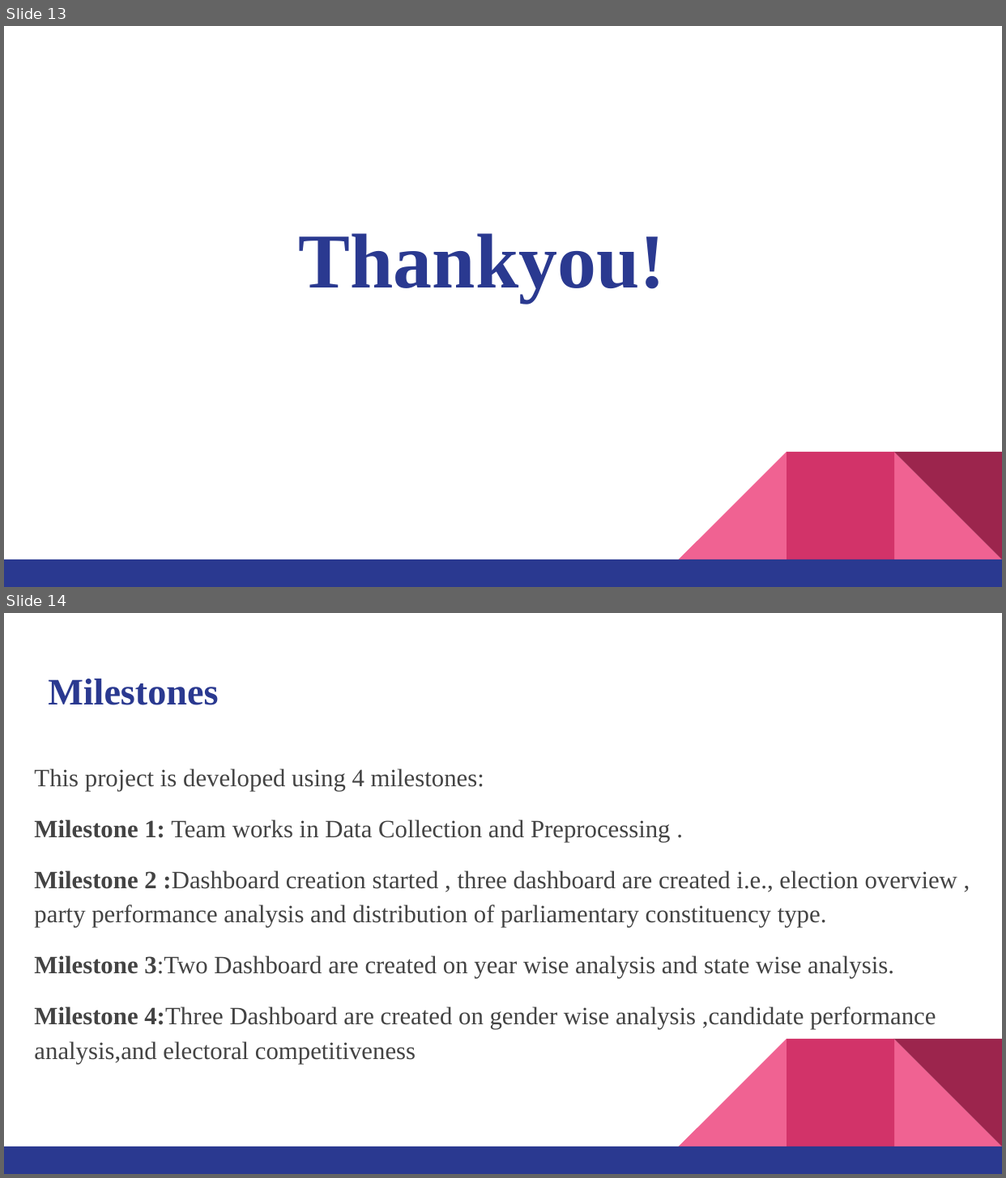
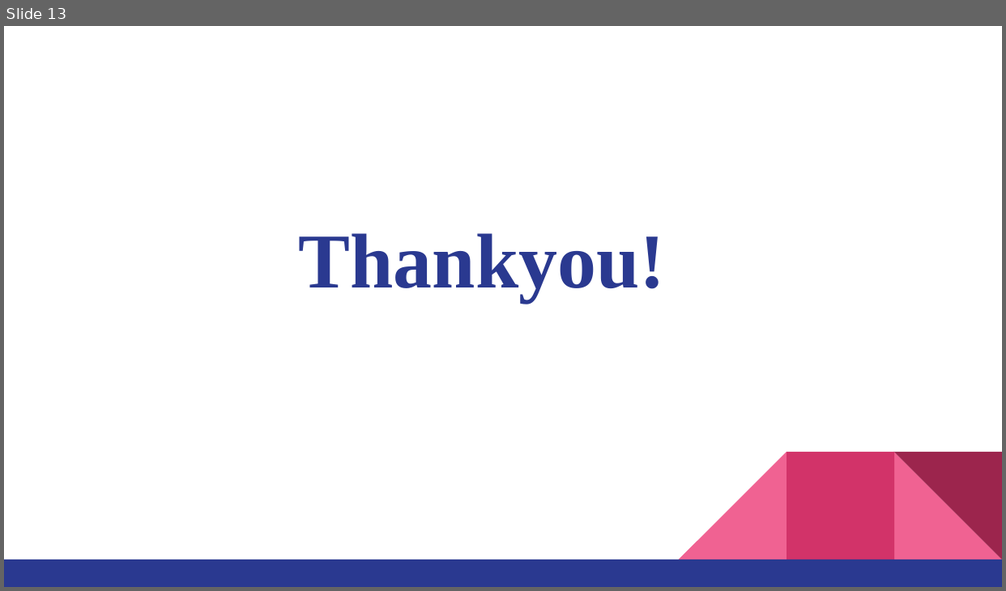
Before and after one commit to aryamishra452/Infosys_Springboard_Virtual_Internship-2026_Batch-11_Team-B, a slide deck: ElectViz_TeamPPT.pptx. Shown one above the other, each under a label of ours: slides 13 and 14 before the commit, slide 13 after it. The pictures are 1006x1178 and 1006x591 pixels, drawn with LibreOffice and Linux fonts; fonts in the diff are those of the drawing. Boxes give left, top, right and bottom in pixels: in the first picture for what was removed or moved away, otherwise in the second. Text is boxed around its words. In the diff, an @@ line names an element or a change of style, - is before the commit and + after.

```diff
--- a/ElectViz_TeamPPT.pptx
+++ b/ElectViz_TeamPPT.pptx
@@ slide 14 removed at [4, 613, 1002, 1174], background #FFFFFF; not listed: 5 template elements that a slide beside it also shows @@
@@ title removed at [48, 679, 218, 705] @@
-Milestones
@@ text removed at [34, 769, 957, 1064] @@
-This project is developed using 4 milestones:
-Milestone 1: Team works in Data Collection and Preprocessing .
-Milestone 2 :Dashboard creation started , three dashboard are created i.e., election overview , party performance analysis and distribution of parliamentary constituency type.
-Milestone 3:Two Dashboard are created on year wise analysis and state wise analysis.
-Milestone 4:Three Dashboard are created on gender wise analysis ,candidate performance analysis,and electoral competitiveness
```
Also in this commit, not shown: 1 other slide removed.
